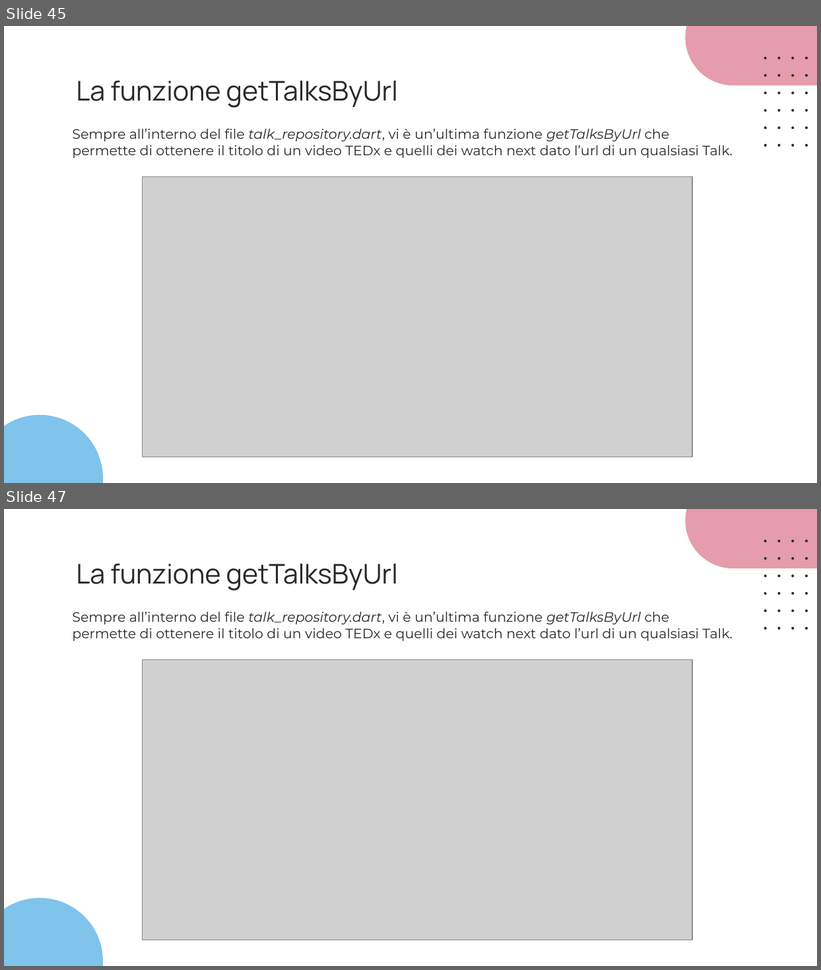
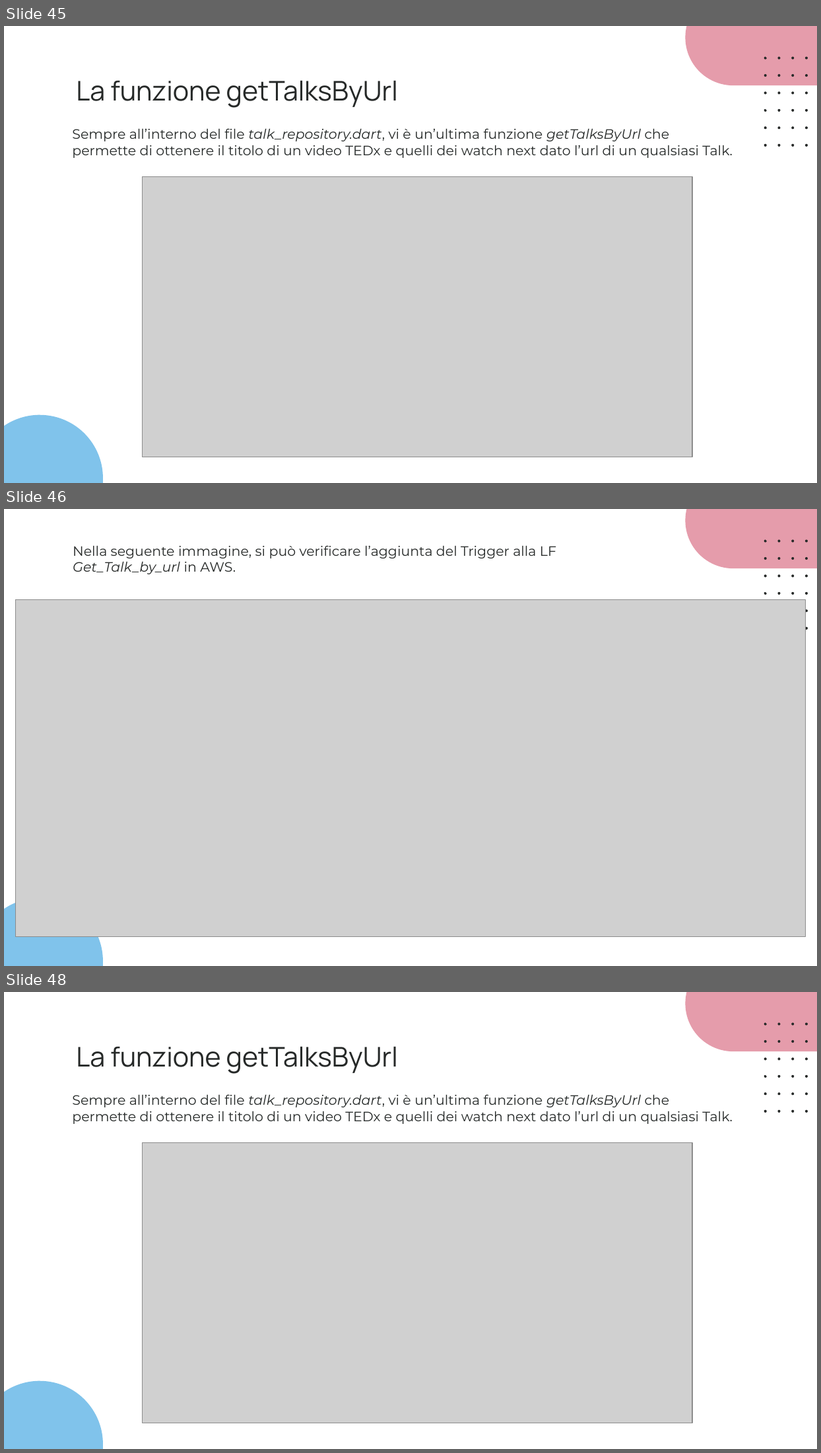
Before and after one commit to slocatelli30/CommuniTEDx, a slide deck: Progetto4.0/CommuniTEDx_4.0.pptx. Shown one above the other, each under a label of ours: slides 45 and 47 before the commit, slides 45, 46 and 48 after it; the slides between them are not shown. The pictures are 821x970 and 821x1453 pixels, drawn with LibreOffice and Linux fonts; fonts in the diff are those of the drawing; grey boxes stand for pictures. Boxes give left, top, right and bottom in pixels: in the first picture for what was removed or moved away, otherwise in the second. Text is boxed around its words. In the diff, an @@ line names an element or a change of style, - is before the commit and + after.

```diff
--- a/Progetto4.0/CommuniTEDx_4.0.pptx
+++ b/Progetto4.0/CommuniTEDx_4.0.pptx
@@ slide 46 added at box(4, 509, 817, 966), background #FFFFFF; not listed: 20 template elements that a slide beside it also shows @@
@@ text added at box(73, 545, 556, 574), 12 pt, text #262928 @@
+Nella seguente immagine, si può verificare l’aggiunta del Trigger alla LF Get_Talk_by_url in AWS.
@@ picture added at box(15, 599, 806, 937) @@
@@ what was slide 47 is now slide 48 @@
```
Also in this commit, not shown: 8 slides changed, 1 other slide added, 1 other file.
